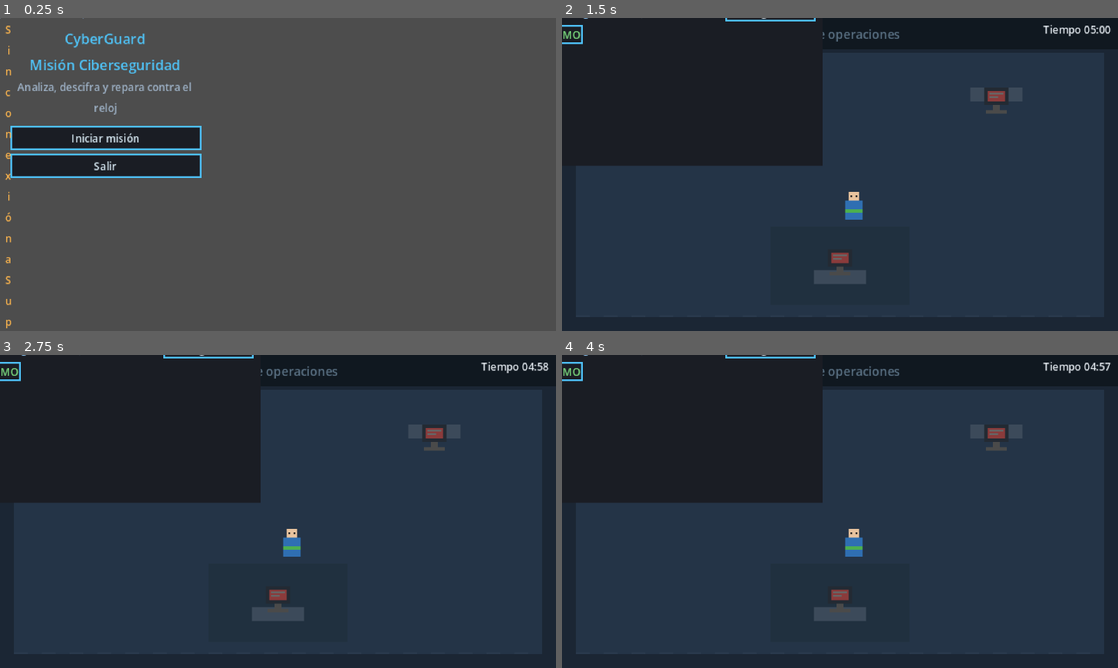
Above: before the commit, frames 1-4 (two rows, left to right).
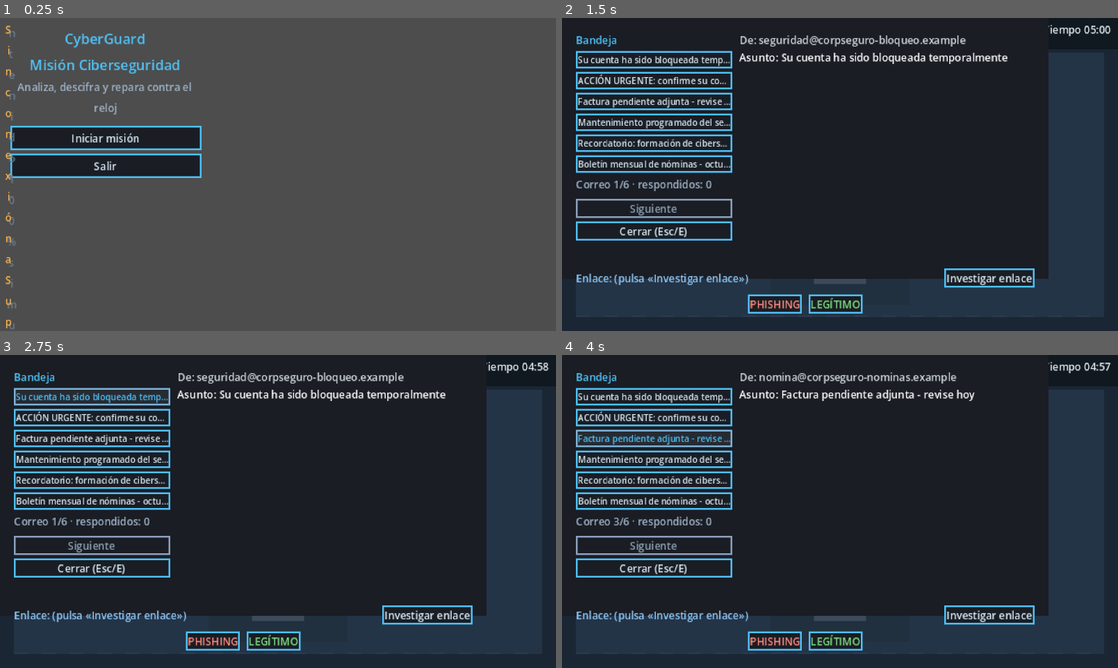
Above: after the commit, the same moments.

Repository: MariGiraldo/CyberGuard
Game: Godot game, scene res://scenes/main/menu_principal.tscn
Same seed, same stepped clock (60 frames per second), same inputs: the game is played once before the commit and once after it.
Inputs (mouse positions are in pixels of both pictures, inside the frame that each line leads up to):
- Up to frame 1 (0.25 s): no input
- Up to frame 2 (1.5 s): click "Iniciar misión" at 0.5 s; tap Enter at 1.25 s; move the mouse to (656, 108) at 1.27 s; hold D (mover_derecha) from 1.28 s (still down); hold E (interactuar) from 1.28 s (still down); click (656, 108) at 1.42 s
- Up to frame 3 (2.75 s): release D (mover_derecha) at 2 s; release E (interactuar) at 2 s; click (94, 395) at 2 s, where only the run after the commit has a clickable "Su cuenta ha sido bloqueada t…"
- Up to frame 4 (4 s): click (656, 417) at 2.75 s, where only the run after the commit has a clickable "ACCIÓN URGENTE: confirme su c…"; click (656, 439) at 3.5 s, where only the run after the commit has a clickable "Factura pendiente adjunta - r…"

The runs differ from the first frame. In frame 1, 0.2% of the frame differs, in the area x 0-15%, y 0-100%; in frame 2, 52%; in frame 3, 52%, in the area x 0-88%, y 0-95%; in frame 4, 52%.

Commit message:
Se organizó la vista para que se pueda jugar

Diff:
--- a/codigo/game/resources/temas/tema_ciberseguridad.tres
+++ b/codigo/game/resources/temas/tema_ciberseguridad.tres
@@ -1,12 +1,12 @@
-[gd_resource type="Theme" load_steps=4 format=3 uid="uid://cyberguard_theme"]
+[gd_resource type="Theme" format=3 uid="uid://bh0qc6t4pqp6p"]
 
-[sub_resource type="StyleBoxFlat" id="StyleBoxFlat_0"]
+[sub_resource type="StyleBoxFlat" id="StyleBoxFlat_2"]
 bg_color = Color(0.102, 0.114, 0.141, 1)
 border_width_left = 1
 border_width_top = 1
 border_width_right = 1
 border_width_bottom = 1
-border_color = Color(0.31, 0.76, 0.97, 1)
+border_color = Color(0.557, 0.627, 0.749, 1)
 
 [sub_resource type="StyleBoxFlat" id="StyleBoxFlat_1"]
 bg_color = Color(0.15, 0.17, 0.2, 1)
@@ -16,13 +16,13 @@
 border_width_bottom = 1
 border_color = Color(0.498, 0.702, 0.847, 1)
 
-[sub_resource type="StyleBoxFlat" id="StyleBoxFlat_2"]
+[sub_resource type="StyleBoxFlat" id="StyleBoxFlat_0"]
 bg_color = Color(0.102, 0.114, 0.141, 1)
 border_width_left = 1
 border_width_top = 1
 border_width_right = 1
 border_width_bottom = 1
-border_color = Color(0.557, 0.627, 0.749, 1)
+border_color = Color(0.31, 0.76, 0.97, 1)
 
 [resource]
 default_font_size = 6
@@ -35,11 +35,10 @@
 Button/styles/hover = SubResource("StyleBoxFlat_1")
 Button/styles/normal = SubResource("StyleBoxFlat_0")
 Button/styles/pressed = SubResource("StyleBoxFlat_1")
+HBoxContainer/constants/separation = 2
 Label/colors/font_color = Color(0.91, 0.93, 0.96, 1)
 MarginContainer/constants/margin_bottom = 2
 MarginContainer/constants/margin_left = 2
 MarginContainer/constants/margin_right = 2
 MarginContainer/constants/margin_top = 2
 VBoxContainer/constants/separation = 2
-HBoxContainer/constants/separation = 2
-PADDING = 4
--- a/codigo/game/scenes/main/menu_principal.gd
+++ b/codigo/game/scenes/main/menu_principal.gd
@@ -52,6 +52,7 @@
 	var boton := Button.new()
 	boton.text = "Iniciar misión"
 	boton.custom_minimum_size = Vector2(110, 14)
+	boton.size_flags_horizontal = Control.SIZE_SHRINK_CENTER
 	boton.pressed.connect(func() -> void:
 		get_tree().change_scene_to_file("res://scenes/mapa/oficina.tscn")
 	)
@@ -60,6 +61,7 @@
 	var boton_salir := Button.new()
 	boton_salir.text = "Salir"
 	boton_salir.custom_minimum_size = Vector2(110, 14)
+	boton_salir.size_flags_horizontal = Control.SIZE_SHRINK_CENTER
 	boton_salir.pressed.connect(func() -> void: get_tree().quit())
 	caja.add_child(boton_salir)
 
@@ -69,9 +71,9 @@
 	aviso.autowrap_mode = TextServer.AUTOWRAP_WORD_SMART
 	aviso.add_theme_color_override("font_color", Color("6b7c8f"))
 	aviso.add_theme_font_size_override("font_size", 6)
-	aviso.set_anchors_preset(Control.PRESET_CENTER_BOTTOM)
-	aviso.offset_left = -150
-	aviso.offset_right = 150
+	aviso.set_anchors_preset(Control.PRESET_BOTTOM_WIDE)
+	aviso.offset_left = 6
+	aviso.offset_right = -6
 	aviso.offset_top = -20
 	aviso.offset_bottom = -4
 	add_child(aviso)
@@ -83,8 +85,7 @@
 		aviso_red.autowrap_mode = TextServer.AUTOWRAP_WORD_SMART
 		aviso_red.add_theme_color_override("font_color", Color("ffb74d"))
 		aviso_red.add_theme_font_size_override("font_size", 6)
-		aviso_red.set_anchors_preset(Control.PRESET_TOP_LEFT)
-		aviso_red.set_anchors_preset(Control.PRESET_TOP_RIGHT)
+		aviso_red.set_anchors_preset(Control.PRESET_TOP_WIDE)
 		aviso_red.offset_left = 4
 		aviso_red.offset_right = -4
 		aviso_red.offset_top = 2
--- a/codigo/game/scenes/main/menu_principal.tscn
+++ b/codigo/game/scenes/main/menu_principal.tscn
@@ -1,6 +1,8 @@
-[gd_scene load_steps=2 format=3]
+[gd_scene format=3 uid="uid://bq4p6is08usa1"]
 
-[ext_resource type="Script" path="res://scenes/main/menu_principal.gd" id="1"]
+[ext_resource type="Script" uid="uid://dbm1slg4g05xy" path="res://scenes/main/menu_principal.gd" id="1"]
 
-[node name="MenuPrincipal" type="Control"]
+[node name="MenuPrincipal" type="Control" unique_id=1827076743]
+layout_mode = 3
+anchors_preset = 0
 script = ExtResource("1")
--- a/codigo/game/scenes/mapa/oficina.gd
+++ b/codigo/game/scenes/mapa/oficina.gd
@@ -26,19 +26,26 @@
 
 
 func _process(_delta: float) -> void:
-	if _panel != null:
-		return
 	_actualizar_cercania()
-	if Input.is_action_just_pressed("interactuar") and _terminal_cercana != null:
-		_al_activar_terminal(_terminal_cercana)
+	if Input.is_action_just_pressed("interactuar"):
+		if _panel != null:
+			_cerrar_panel()
+			return
+		if _terminal_cercana != null and _terminal_cercana.activa:
+			_al_activar_terminal(_terminal_cercana)
+			return
 
 
 func _unhandled_input(event: InputEvent) -> void:
 	if _panel != null:
+		if event.is_action_pressed("ui_cancel") or event.is_action_pressed("interactuar"):
+			_cerrar_panel()
+			get_viewport().set_input_as_handled()
 		return
 	if event is InputEventMouseButton and event.button_index == MOUSE_BUTTON_LEFT and event.pressed:
 		# Point & Click: caminar hacia donde se hace clic.
-		_jugador.objetivo = get_global_mouse_position()
+		if _jugador.controlable:
+			_jugador.objetivo = get_global_mouse_position()
 
 
 # --- Terminales ---------------------------------------------------------------
@@ -55,6 +62,8 @@
 			menor_distancia = distancia
 			mas_cercana = terminal_ref
 	_terminal_cercana = mas_cercana
+	if _panel != null:
+		return
 	if _terminal_cercana == null:
 		_hud.ocultar_prompt()
 	elif _terminal_cercana.activa:
@@ -78,15 +87,19 @@
 	_panel.cerrado.connect(_cerrar_panel)
 	_hud.add_child(_panel)
 	_hud.ocultar_prompt()
-	_jugador.controlable = false
+	if _jugador != null:
+		_jugador.controlable = false
+		_jugador.objetivo = null
+		_jugador.set_physics_process(false)
 
 
 func _cerrar_panel() -> void:
 	if _panel != null:
 		_panel.queue_free()
 		_panel = null
-	if GameState.en_partida:
+	if GameState.en_partida and _jugador != null:
 		_jugador.controlable = true
+		_jugador.set_physics_process(true)
 
 
 # --- Partida ------------------------------------------------------------------
@@ -100,11 +113,16 @@
 	if _panel != null:
 		_panel.queue_free()
 		_panel = null
+	if _jugador != null:
+		_jugador.controlable = false
+		_jugador.set_physics_process(false)
 
 
 func _al_finalizar_partida(puntaje: int) -> void:
 	_hud.ocultar_prompt()
-	_jugador.controlable = false
+	if _jugador != null:
+		_jugador.controlable = false
+		_jugador.set_physics_process(false)
 	_hud.mostrar_resumen(puntaje, GameState.aciertos, GameState.errores, Temporizador.segundos_restantes() <= 0)
 
 
--- a/codigo/game/scenes/terminales/terminal_correos.gd
+++ b/codigo/game/scenes/terminales/terminal_correos.gd
@@ -9,6 +9,8 @@
 const RUTA_CORREOS := "res://data/correos_nivel1.json"
 const LOGICA := preload("res://systems/phishing/logica_phishing.gd")
 const TEMA_CIBER := preload("res://resources/temas/tema_ciberseguridad.tres")
+const PANEL_BASE := Vector2(280, 150)  ## Tamaño preferido del panel de la misión.
+const PANEL_MARGEN := 12.0            ## Separación mínima respecto al borde.
 
 var _correos: Array = []
 var _indice: int = -1
@@ -25,6 +27,8 @@
 var _etiqueta_feedback: Label
 var _boton_siguiente: Button
 var _etiqueta_progreso: Label
+var _panel_mision: Control
+var _desplazable: ScrollContainer
 
 func _ready() -> void:
 	set_anchors_preset(Control.PRESET_FULL_RECT)
@@ -39,8 +43,15 @@
 
 
 func _unhandled_input(event: InputEvent) -> void:
-	if event.is_action_pressed("ui_cancel"):
+	if event.is_action_pressed("ui_cancel") or event.is_action_pressed("interactuar"):
 		_cerrar()
+		get_viewport().set_input_as_handled()
+
+
+func _notification(que: int) -> void:
+	# Si cambia el tamaño de la ventana, el panel se reajusta y sigue centrado.
+	if que == NOTIFICATION_RESIZED and is_instance_valid(_panel_mision):
+		_ajustar_al_ventana()
 
 
 # --- Contenido ----------------------------------------------------------------
@@ -68,6 +79,9 @@
 	_campo_remitente.text = "De: %s" % str(correo.get("remitente", ""))
 	_campo_asunto.text = "Asunto: %s" % str(correo.get("asunto", ""))
 	_campo_cuerpo.text = str(correo.get("cuerpo", ""))
+	# Cada correo se lee desde arriba: reiniciamos el desplazamiento.
+	if _desplazable != null:
+		_desplazable.set_deferred("scroll_vertical", 0)
 	_campo_enlace.text = "Enlace: (pulsa «Investigar enlace»)"
 	_boton_investigar.disabled = false
 	_etiqueta_feedback.text = ""
@@ -148,64 +162,90 @@
 
 # --- Construcción de la UI ----------------------------------------------------
 
+## El panel ocupa su tamaño base como máximo y se encoge si la pantalla
+## es más pequeña, de modo que nunca invade el borde y queda siempre centrado.
+func _ajustar_al_ventana() -> void:
+	var vp := get_viewport_rect().size
+	_panel_mision.custom_minimum_size = Vector2(
+		minf(PANEL_BASE.x, maxf(vp.x - PANEL_MARGEN * 2.0, 160.0)),
+		minf(PANEL_BASE.y, maxf(vp.y - PANEL_MARGEN * 2.0, 100.0))
+	)
+
+
 func _construir() -> void:
 	var oscurecido := ColorRect.new()
 	oscurecido.color = Color(0, 0, 0, 0.55)
 	oscurecido.set_anchors_preset(Control.PRESET_FULL_RECT)
 	add_child(oscurecido)
 
-	var panel := Control.new()
-	panel.set_anchors_preset(Control.PRESET_CENTER)
-	var w := 300
-	var h := 170
-	panel.offset_left = -w / 2.0
-	panel.offset_right = w / 2.0
-	panel.offset_top = -h / 2.0
-	panel.offset_bottom = h / 2.0
-	add_child(panel)
+	# El CenterContainer garantiza que el panel quede en el centro exacto
+	# de la pantalla, sea cual sea la resolución o el tamaño de la ventana.
+	var centro := CenterContainer.new()
+	centro.set_anchors_preset(Control.PRESET_FULL_RECT)
+	add_child(centro)
+
+	_panel_mision = Control.new()
+	centro.add_child(_panel_mision)
 
 	var fondo := ColorRect.new()
 	fondo.color = Color("#1A1D24")
 	fondo.set_anchors_preset(Control.PRESET_FULL_RECT)
-	panel.add_child(fondo)
+	_panel_mision.add_child(fondo)
 
 	var margen := MarginContainer.new()
 	margen.set_anchors_preset(Control.PRESET_FULL_RECT)
-	margen.add_theme_constant_override("margin_left", 4)
-	margen.add_theme_constant_override("margin_right", 4)
-	margen.add_theme_constant_override("margin_top", 4)
-	margen.add_theme_constant_override("margin_bottom", 4)
-	panel.add_child(margen)
-
-	var caja := HBoxContainer.new()
+	margen.add_theme_constant_override("margin_left", 8)
+	margen.add_theme_constant_override("margin_right", 8)
+	margen.add_theme_constant_override("margin_top", 8)
+	margen.add_theme_constant_override("margin_bottom", 8)
+	_panel_mision.add_child(margen)
+
+	var caja := VBoxContainer.new()
 	caja.size_flags_horizontal = Control.SIZE_EXPAND_FILL
 	caja.size_flags_vertical = Control.SIZE_EXPAND_FILL
 	caja.add_theme_constant_override("separation", 4)
 	margen.add_child(caja)
 
-	_caja_bandeja(caja)
-	_caja_lectura(caja)
+	var caja_superior := HBoxContainer.new()
+	caja_superior.size_flags_horizontal = Control.SIZE_EXPAND_FILL
+	caja_superior.add_theme_constant_override("separation", 4)
+	caja.add_child(caja_superior)
+
+	var caja_inferior := VBoxContainer.new()
+	caja_inferior.size_flags_horizontal = Control.SIZE_EXPAND_FILL
+	caja_inferior.size_flags_vertical = Control.SIZE_EXPAND_FILL
+	caja_inferior.add_theme_constant_override("separation", 4)
+	caja.add_child(caja_inferior)
+
+	_caja_bandeja(caja_superior)
+	_caja_lectura(caja_superior, caja_inferior)
+
+	_ajustar_al_ventana()
 
 
 func _caja_bandeja(caja: HBoxContainer) -> void:
 	var bandeja := VBoxContainer.new()
 	bandeja.custom_minimum_size = Vector2(90, 0)
+	bandeja.size_flags_vertical = Control.SIZE_EXPAND_FILL
 	bandeja.add_theme_constant_override("separation", 2)
 	caja.add_child(bandeja)
 
 	var titulo := Label.new()
 	titulo.text = "Bandeja"
 	titulo.add_theme_color_override("font_color", Color("4fc3f7"))
-	titulo.add_theme_font_size_override("font_size", 7)
+	titulo.add_theme_font_size_override("font_size", 6)
 	bandeja.add_child(titulo)
 
 	for correo in _correos:
 		var boton := Button.new()
 		boton.text = str(correo.get("asunto", "(sin asunto)"))
 		boton.clip_text = true
+		# Los asuntos largos se recortan con "…" en vez de salirse del botón.
+		boton.text_overrun_behavior = TextServer.OVERRUN_TRIM_ELLIPSIS
 		boton.alignment = HORIZONTAL_ALIGNMENT_LEFT
 		boton.disabled = false
-		boton.add_theme_font_size_override("font_size", 6)
+		boton.add_theme_font_size_override("font_size", 5)
+		boton.size_flags_horizontal = Control.SIZE_EXPAND_FILL
 		var indice := _correos.find(correo)
 		boton.pressed.connect(func() -> void: _mostrar_correo(indice))
 		bandeja.add_child(boton)
@@ -222,54 +262,78 @@
 	bandeja.add_child(espaciador)
 
 	_boton_siguiente = Button.new()
-	_boton_siguiente.text = "Siguiente correo ▸"
+	_boton_siguiente.text = "Siguiente"
 	_boton_siguiente.disabled = true
 	_boton_siguiente.add_theme_font_size_override("font_size", 6)
 	_boton_siguiente.pressed.connect(_siguiente)
 	bandeja.add_child(_boton_siguiente)
 
 	var boton_cerrar := Button.new()
-	boton_cerrar.text = "Cerrar (Esc)"
+	boton_cerrar.text = "Cerrar (Esc/E)"
 	boton_cerrar.add_theme_font_size_override("font_size", 6)
 	boton_cerrar.pressed.connect(_cerrar)
 	bandeja.add_child(boton_cerrar)
 
 
-func _caja_lectura(caja: HBoxContainer) -> void:
+func _caja_lectura(caja_izq: HBoxContainer, caja_inf: VBoxContainer) -> void:
 	var lectura := VBoxContainer.new()
 	lectura.size_flags_horizontal = Control.SIZE_EXPAND_FILL
+	lectura.size_flags_vertical = Control.SIZE_EXPAND_FILL
 	lectura.add_theme_constant_override("separation", 2)
-	caja.add_child(lectura)
+	caja_izq.add_child(lectura)
+
+	var encabezado := VBoxContainer.new()
+	encabezado.size_flags_horizontal = Control.SIZE_EXPAND_FILL
+	encabezado.add_theme_constant_override("separation", 1)
+	lectura.add_child(encabezado)
 
 	_campo_remitente = Label.new()
 	_campo_remitente.add_theme_color_override("font_color", Color("cfd8dc"))
 	_campo_remitente.add_theme_font_size_override("font_size", 6)
 	_campo_remitente.autowrap_mode = TextServer.AUTOWRAP_WORD_SMART
-	_campo_remitente.clip_text = true
-	lectura.add_child(_campo_remitente)
+	encabezado.add_child(_campo_remitente)
 
 	_campo_asunto = Label.new()
 	_campo_asunto.add_theme_color_override("font_color", Color("ffffff"))
 	_campo_asunto.add_theme_font_size_override("font_size", 6)
 	_campo_asunto.autowrap_mode = TextServer.AUTOWRAP_WORD_SMART
-	_campo_asunto.clip_text = true
-	lectura.add_child(_campo_asunto)
+	encabezado.add_child(_campo_asunto)
+
+	# Área de lectura del cuerpo: un ScrollContainer con relleno de 4px evita
+	# que el texto largo desborde el panel; el jugador puede desplazarlo.
+	_desplazable = ScrollContainer.new()
+	_desplazable.size_flags_horizontal = Control.SIZE_EXPAND_FILL
+	_desplazable.size_flags_vertical = Control.SIZE_EXPAND_FILL
+	_desplazable.horizontal_scroll_mode = ScrollContainer.SCROLL_MODE_DISABLED
+	_desplazable.vertical_scroll_mode = ScrollContainer.SCROLL_MODE_AUTO
+
+	var relleno := MarginContainer.new()
+	relleno.size_flags_horizontal = Control.SIZE_EXPAND_FILL
+	relleno.size_flags_vertical = Control.SIZE_EXPAND_FILL
+	relleno.add_theme_constant_override("margin_left", 4)
+	relleno.add_theme_constant_override("margin_right", 4)
+	relleno.add_theme_constant_override("margin_top", 4)
+	relleno.add_theme_constant_override("margin_bottom", 4)
+	caja_inf.add_child(relleno)
+	relleno.add_child(_desplazable)
 
 	_campo_cuerpo = Label.new()
 	_campo_cuerpo.autowrap_mode = TextServer.AUTOWRAP_WORD_SMART
-	_campo_cuerpo.size_flags_vertical = Control.SIZE_EXPAND_FILL
+	_campo_cuerpo.size_flags_horizontal = Control.SIZE_EXPAND_FILL
 	_campo_cuerpo.add_theme_color_override("font_color", Color("b0bec5"))
 	_campo_cuerpo.add_theme_font_size_override("font_size", 6)
-	lectura.add_child(_campo_cuerpo)
+	_desplazable.add_child(_campo_cuerpo)
 
 	var fila_enlace := HBoxContainer.new()
 	fila_enlace.add_theme_constant_override("separation", 2)
-	lectura.add_child(fila_enlace)
+	fila_enlace.size_flags_horizontal = Control.SIZE_EXPAND_FILL
+	fila_enlace.alignment = BoxContainer.ALIGNMENT_CENTER
+	caja_inf.add_child(fila_enlace)
 
 	_campo_enlace = Label.new()
 	_campo_enlace.text = "Enlace: (pulsa «Investigar enlace»)"
-	_campo_enlace.clip_text = true
 	_campo_enlace.size_flags_horizontal = Control.SIZE_EXPAND_FILL
+	_campo_enlace.autowrap_mode = TextServer.AUTOWRAP_WORD_SMART
 	_campo_enlace.add_theme_color_override("font_color", Color("90caf9"))
 	_campo_enlace.add_theme_font_size_override("font_size", 6)
 	fila_enlace.add_child(_campo_enlace)
@@ -281,8 +345,9 @@
 	fila_enlace.add_child(_boton_investigar)
 
 	var acciones := HBoxContainer.new()
-	acciones.add_theme_constant_override("separation", 2)
-	lectura.add_child(acciones)
+	acciones.add_theme_constant_override("separation", 4)
+	acciones.alignment = BoxContainer.ALIGNMENT_CENTER
+	caja_inf.add_child(acciones)
 
 	_boton_phishing = Button.new()
 	_boton_phishing.text = "PHISHING"
@@ -300,6 +365,7 @@
 
 	_etiqueta_feedback = Label.new()
 	_etiqueta_feedback.autowrap_mode = TextServer.AUTOWRAP_WORD_SMART
-	_etiqueta_feedback.size_flags_vertical = Control.SIZE_EXPAND_FILL
+	_etiqueta_feedback.size_flags_horizontal = Control.SIZE_EXPAND_FILL
+	_etiqueta_feedback.horizontal_alignment = HORIZONTAL_ALIGNMENT_CENTER
 	_etiqueta_feedback.add_theme_font_size_override("font_size", 6)
-	lectura.add_child(_etiqueta_feedback)
+	caja_inf.add_child(_etiqueta_feedback)
--- a/codigo/game/scenes/ui/hud.gd
+++ b/codigo/game/scenes/ui/hud.gd
@@ -12,12 +12,14 @@
 var _etiqueta_mensaje: Label
 var _panel_resumen: Control
 var _etiquetas_resumen: Dictionary = {}
+var _paneles: Array = []  # paneles centrados y su tamaño base ({panel, base})
 
 const TEMA_CIBER := preload("res://resources/temas/tema_ciberseguridad.tres")
 
 func _ready() -> void:
 	layer = 10
 	_construir()
+	get_viewport().size_changed.connect(_ajustar_paneles)
 
 
 ## Actualiza el temporizador (formato mm:ss; rojo con menos de 30 s).
@@ -91,9 +93,9 @@
 	add_child(_etiqueta_tiempo)
 
 	_etiqueta_prompt = Label.new()
-	_etiqueta_prompt.set_anchors_preset(Control.PRESET_CENTER_BOTTOM)
-	_etiqueta_prompt.offset_left = -150
-	_etiqueta_prompt.offset_right = 150
+	_etiqueta_prompt.set_anchors_preset(Control.PRESET_BOTTOM_WIDE)
+	_etiqueta_prompt.offset_left = 10
+	_etiqueta_prompt.offset_right = -10
 	_etiqueta_prompt.offset_top = -14
 	_etiqueta_prompt.offset_bottom = -2
 	_etiqueta_prompt.horizontal_alignment = HORIZONTAL_ALIGNMENT_CENTER
@@ -105,6 +107,7 @@
 	_panel_mensaje = _crear_panel_centro(Vector2(260, 56))
 	_etiqueta_mensaje = _panel_mensaje.get_child(1) as Label
 	_etiqueta_mensaje.text = ""
+	(_panel_mensaje.get_child(2) as Control).visible = false  # los avisos no usan el contenido del resumen
 	_panel_mensaje.visible = false
 
 	_panel_resumen = _crear_panel_centro(Vector2(240, 110))
@@ -123,20 +126,23 @@
 		continuar_pulsado.emit()
 		get_tree().change_scene_to_file("res://scenes/main/menu_principal.tscn")
 	)
+	(_panel_resumen.get_child(1) as Control).visible = false  # el resumen usa el contenido, no el aviso
 	_panel_resumen.visible = false
 
-
-## Panel centrado con fondo oscuro; devuelve el Control raíz.
+	_ajustar_paneles()
+
+
+## Panel centrado con fondo oscuro; se adapta al tamaño de la pantalla.
 ## Hijos: [0] ColorRect de fondo, [1] Label mensaje (opcional), [2] VBox contenido.
 func _crear_panel_centro(tamano: Vector2) -> Control:
+	# El CenterContainer garantiza el centrado en cualquier resolución.
+	var centro := CenterContainer.new()
+	centro.set_anchors_preset(Control.PRESET_FULL_RECT)
+	add_child(centro)
+
 	var panel := Control.new()
-	panel.set_anchors_preset(Control.PRESET_CENTER)
-	var w: float = min(tamano.x, 310.0)
-	var h: float = min(tamano.y, 170.0)
-	panel.offset_left = -w / 2.0
-	panel.offset_right = w / 2.0
-	panel.offset_top = -h / 2.0
-	panel.offset_bottom = h / 2.0
+	centro.add_child(panel)
+	_paneles.append({"panel": panel, "base": tamano})
 
 	var fondo := ColorRect.new()
 	fondo.color = Color("#1A1D24")
@@ -183,5 +189,16 @@
 	boton.add_theme_font_size_override("font_size", 6)
 	contenido.add_child(boton)
 
-	add_child(panel)
 	return panel
+
+
+## Los paneles usan su tamaño base como máximo y se encogen si la
+## pantalla es más pequeña; el CenterContainer los mantiene centrados.
+func _ajustar_paneles() -> void:
+	var vp: Vector2 = get_viewport().get_visible_rect().size
+	for entrada in _paneles:
+		var base: Vector2 = entrada["base"]
+		(entrada["panel"] as Control).custom_minimum_size = Vector2(
+			minf(base.x, maxf(vp.x - 24.0, 140.0)),
+			minf(base.y, maxf(vp.y - 24.0, 80.0))
+		)
